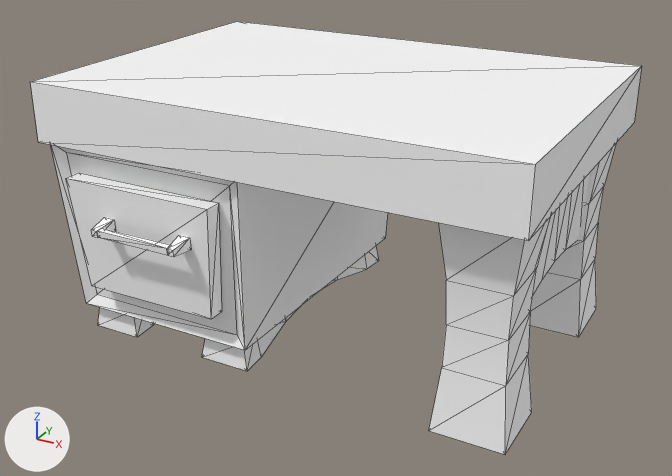
A saved change to the glTF model mood-room-app/public/assets/NormTable.glb.
The view is the same before and after, from a 50 mm camera at (33.5, -97.6, 70.7) aimed at (-27.2, 12.8, 15.5). Arrows for +X, +Y and +Z are at lower left; the lights stay in place. Mesh edges are drawn as thin lines. Where no turn or scale is listed for an object, it has been applied to the vertices.

The first picture shows 'cupboard', 'cuplegleft', 'cuplegright', 'draw', 'handle', 'legback', 'legconnect', 'legfront', 'table'.
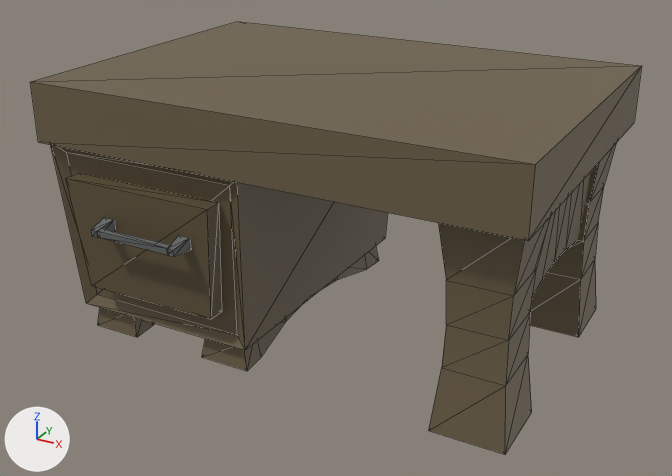
The change in detail:
Material 'tertiary.002' (mat_tertiary_002) is new.
Its base color is (0.235, 0.252, 0.249) (grey #858989).
Its metallic is 0.79.
Its roughness is 0.749.
Material 'secondary.002' (mat_secondary_002) is new.
Its base color is (0.124, 0.091, 0.0461) (brown #63553d).
Its roughness is 0.553.
Material 'primary.003' (mat_primary_003) is new.
Its base color is (0.153, 0.115, 0.0633) (brown #6d5f47).
Its roughness is 0.553.
me_mesh_013 has 20 vertices, 36 faces and spans x -5.3..5.3, y -5.4..5.4, z 0.5..30.7.
me_mesh_013 no longer uses material mat_primary (white #ffffff).
me_mesh_013 now uses material mat_primary_003 (brown #6d5f47).
me_mesh_014 has 8 vertices, 12 faces and spans x -66.2..4.5, y -4.7..44.8, z -4.3..4.3.
me_mesh_014 no longer uses material mat_primary (white #ffffff).
me_mesh_014 now uses material mat_primary_003 (brown #6d5f47).
me_mesh_015 has 20 vertices, 36 faces and spans x -5.3..5.3, y -5.4..5.4, z 0.5..30.7.
me_mesh_015 no longer uses material mat_primary (white #ffffff).
me_mesh_015 now uses material mat_primary_003 (brown #6d5f47).
me_mesh_016 has 20 vertices, 36 faces and spans x -4.3..4.3, y -13.5..13.5, z -6.4..8.9.
me_mesh_016 no longer uses material mat_primary (white #ffffff).
me_mesh_016 now uses material mat_primary_003 (brown #6d5f47).
me_mesh_017 has 12 vertices, 20 faces and spans x -15.5..16.0, y -23.9..23.9, z -14.8..11.2.
me_mesh_017 no longer uses material mat_primary (white #ffffff).
me_mesh_017 now uses material mat_primary_003 (brown #6d5f47).
me_mesh_018 has 28 vertices, 52 faces and spans x -3.9..3.9, y -2.6..39.3, z -2.3..1.8.
me_mesh_018 no longer uses material mat_primary (white #ffffff).
me_mesh_018 now uses material mat_primary_003 (brown #6d5f47).
me_mesh_019 has 28 vertices, 52 faces and spans x -3.9..3.9, y -2.6..39.3, z -2.3..1.8.
me_mesh_019 no longer uses material mat_primary (white #ffffff).
me_mesh_019 now uses material mat_primary_003 (brown #6d5f47).
me_mesh_020 has 8 vertices, 12 faces and spans x -11.5..12.6, y -1.9..1.9, z -8.3..8.5.
me_mesh_020 no longer uses material mat_primary (white #ffffff).
me_mesh_020 now uses material mat_secondary_002 (brown #63553d).
me_mesh_021 has 24 vertices, 36 faces and spans x -52.03..-37.38, y -13.12..-9.88, z 18.99..20.76.
me_mesh_021 no longer uses material mat_primary (white #ffffff).
me_mesh_021 now uses material mat_tertiary_002 (grey #858989).

What differs and where, as boxes (x1, y1, x2, y2) in the pictures (672 x 476 px):
'table', recoloured (white to brown)
    both: (30, 22, 642, 241)
'cupboard', recoloured
    both: (51, 145, 388, 350)
'legfront', recoloured (grey to brown)
    both: (429, 218, 550, 454)
'draw', recoloured (grey to brown)
    both: (66, 173, 222, 319)
'legback', recoloured
    both: (530, 144, 616, 337)
'legconnect', recoloured
    both: (533, 172, 591, 294)
'cuplegright', recoloured (grey to brown)
    both: (202, 246, 379, 371)
'handle', recoloured
    both: (91, 218, 191, 257)
'cuplegleft', recoloured (white to brown)
    both: (98, 307, 154, 337)
